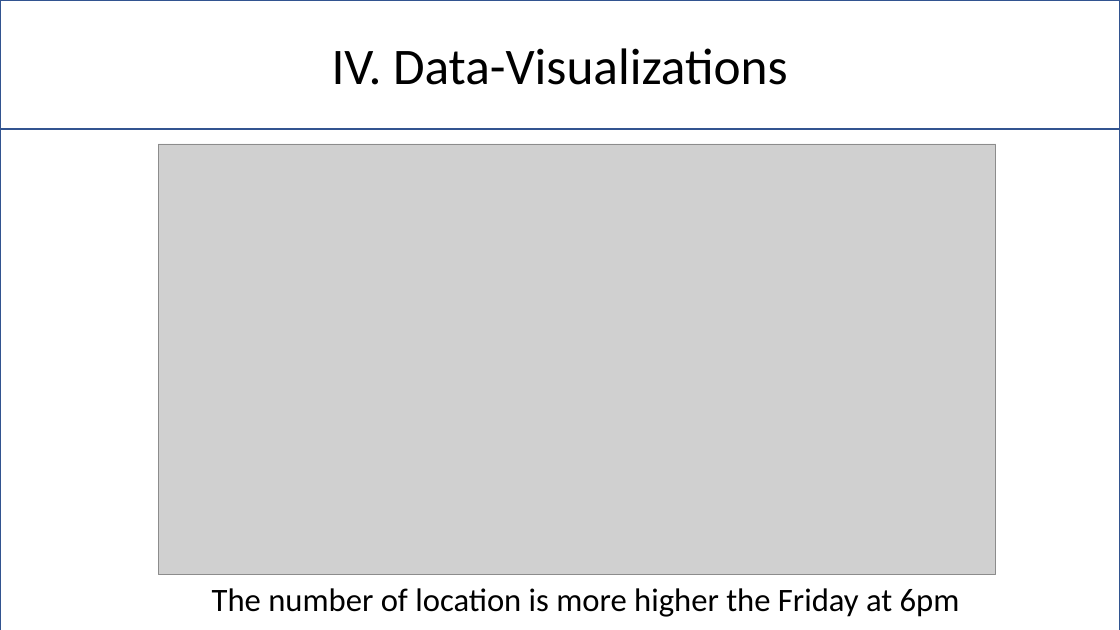
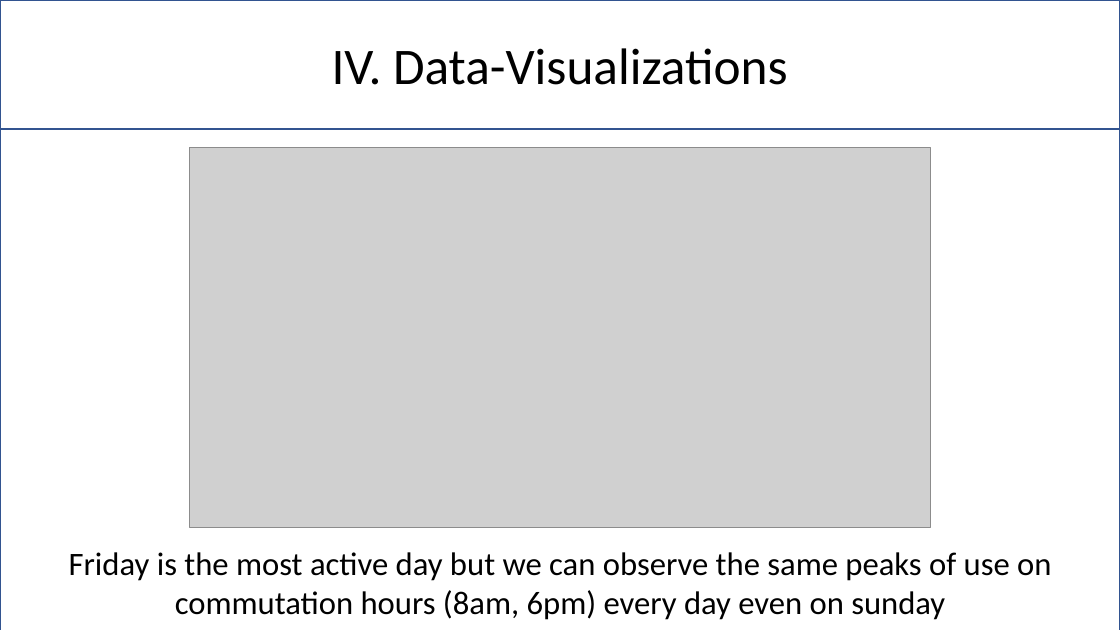
Before and after one commit to Pierre-Portfolio/Seoul-Bike-Sharing, a slide deck: slide 10 of livrable/rapport/SeoulPierreAnthony.pptx. Drawn at 1120x630 pixels with LibreOffice and Linux fonts; fonts in the diff are those of the drawing; grey boxes stand for pictures; background and template pictures are left out. Boxes give left, top, right and bottom in pixels: in the first picture for what was removed or moved away, otherwise in the second. Text is boxed around its words. In the diff, an @@ line names an element or a change of style, - is before the commit and + after.

```diff
--- a/livrable/rapport/SeoulPierreAnthony.pptx
+++ b/livrable/rapport/SeoulPierreAnthony.pptx
@@ picture: place and size @@
-picture at (158,144,996,575)
+picture at (190,147,930,528)
@@ text at (69,552,1051,620): text changed @@
-The number of location is more higher the Friday at 6pm
+Friday is the most active day but we can observe the same peaks of use on commutation hours (8am, 6pm) every day even on sunday
```
Also in this commit, not shown: 1 other slide changed, 1 other file.
